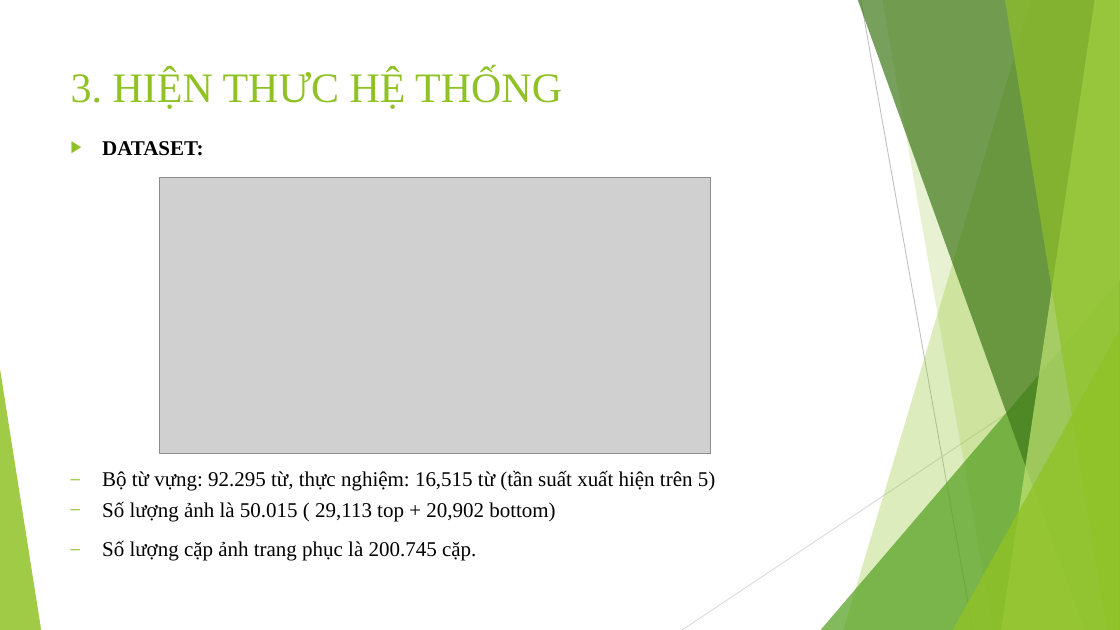
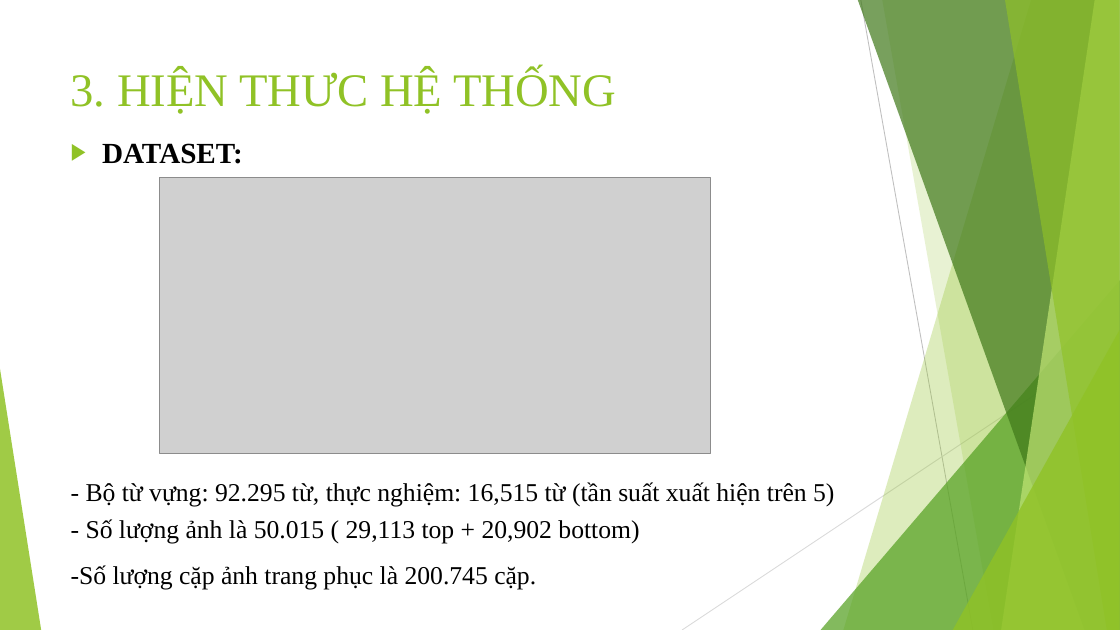
Before and after one commit to trungpham2701/TLCN-CommentGenerationForOutfit, a slide deck: slide 12 of BaoCaoTLCN.pptx (slide 9 before the commit). Drawn at 1120x630 pixels with LibreOffice and Linux fonts; fonts in the diff are those of the drawing; grey boxes stand for pictures. Boxes give left, top, right and bottom in pixels: in the first picture for what was removed or moved away, otherwise in the second. Text is boxed around its words. In the diff, an @@ line names an element or a change of style, - is before the commit and + after.

```diff
--- a/BaoCaoTLCN.pptx
+++ b/BaoCaoTLCN.pptx
@@ title "3. HIỆN THƯC HỆ THỐNG" at [71, 70, 616, 114]: size 36 to 40 pt @@
@@ text at [102, 143, 243, 164]: size 18 to 25 pt in "DATASET:" @@
@@ text at [71, 482, 834, 590]: text changed; size 18 to 22 pt @@
-‒ Bộ từ vựng: 92.295 từ, thực nghiệm: 16,515 từ (tần suất xuất hiện trên 5)
-‒ Số lượng ảnh là 50.015 ( 29,113 top + 20,902 bottom)
-‒ Số lượng cặp ảnh trang phục là 200.745 cặp.
+- Bộ từ vựng: 92.295 từ, thực nghiệm: 16,515 từ (tần suất xuất hiện trên 5)
+- Số lượng ảnh là 50.015 ( 29,113 top + 20,902 bottom)
+-Số lượng cặp ảnh trang phục là 200.745 cặp.
```
Also in this commit, not shown: 16 other slides changed, 3 slides added.
